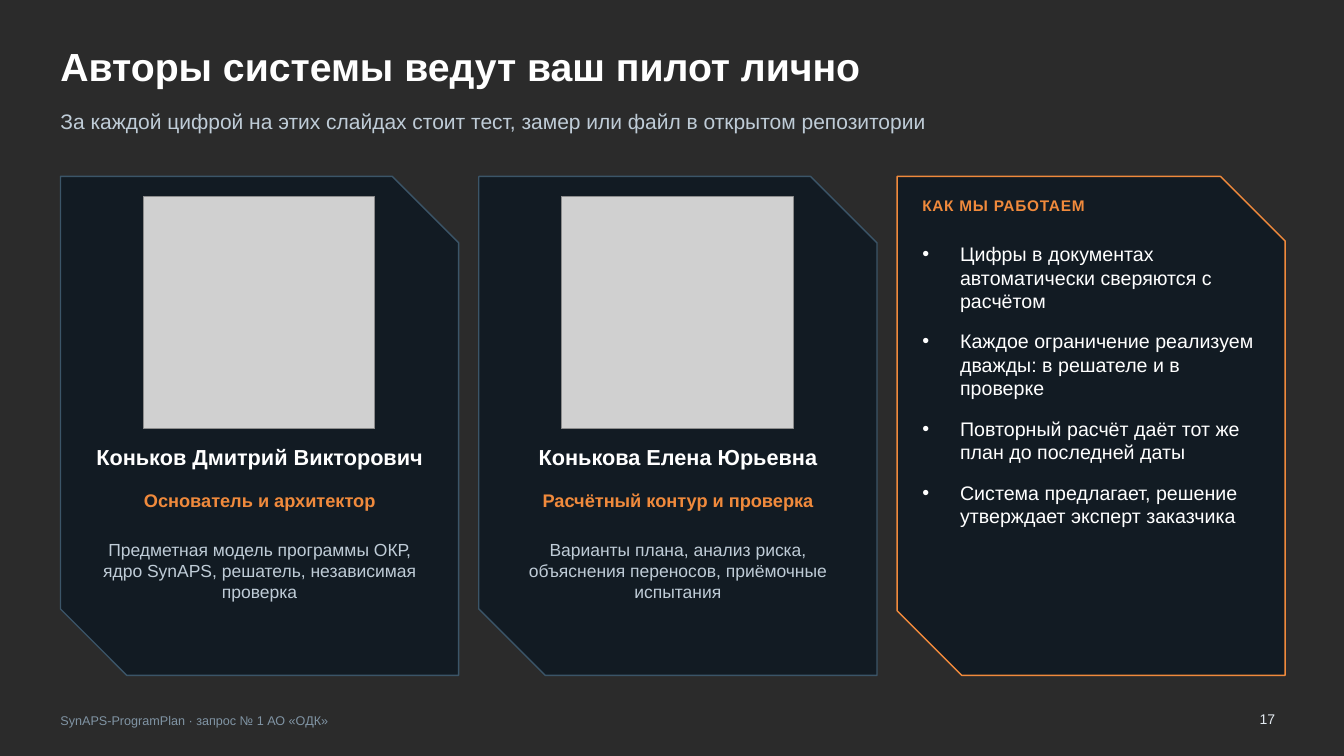
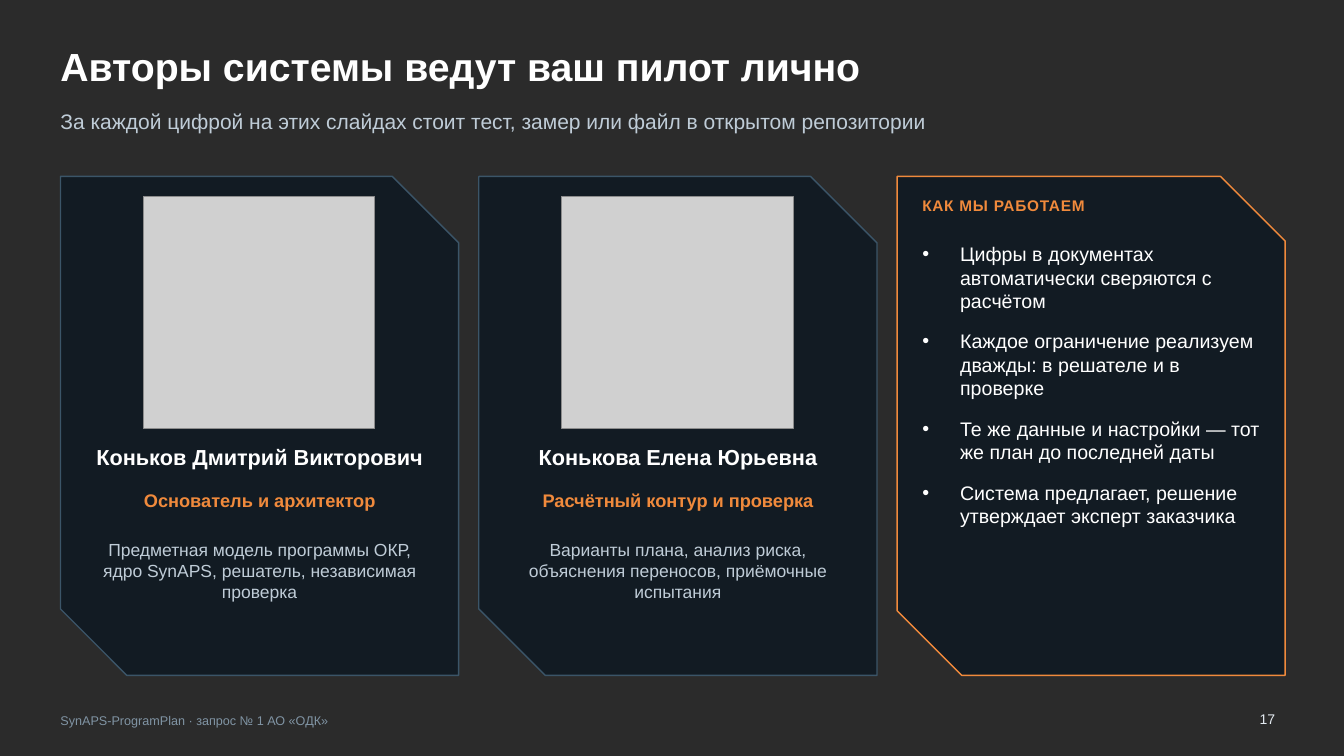
Before and after one commit to KonkovDV/SynAPS-ProgramPlan, a slide deck: slide 17 of SynAPS-ProgramPlan_ODK.pptx. Drawn at 1344x756 pixels with LibreOffice and Linux fonts; fonts in the diff are those of the drawing; grey boxes stand for pictures; background and template pictures are left out; a plain dark background stands for a picture behind light text. Boxes give left, top, right and bottom in pixels: in the first picture for what was removed or moved away, otherwise in the second. Text is boxed around its words. In the diff, an @@ line names an element or a change of style, - is before the commit and + after.

```diff
--- a/SynAPS-ProgramPlan_ODK.pptx
+++ b/SynAPS-ProgramPlan_ODK.pptx
@@ text at (x1=960, y1=421, x2=1259, y2=463): text changed @@
-• Повторный расчёт даёт тот же план до последней даты
+• Те же данные и настройки — тот же план до последней даты
```
Also in this commit, not shown: 15 other slides changed, 1 other file.
